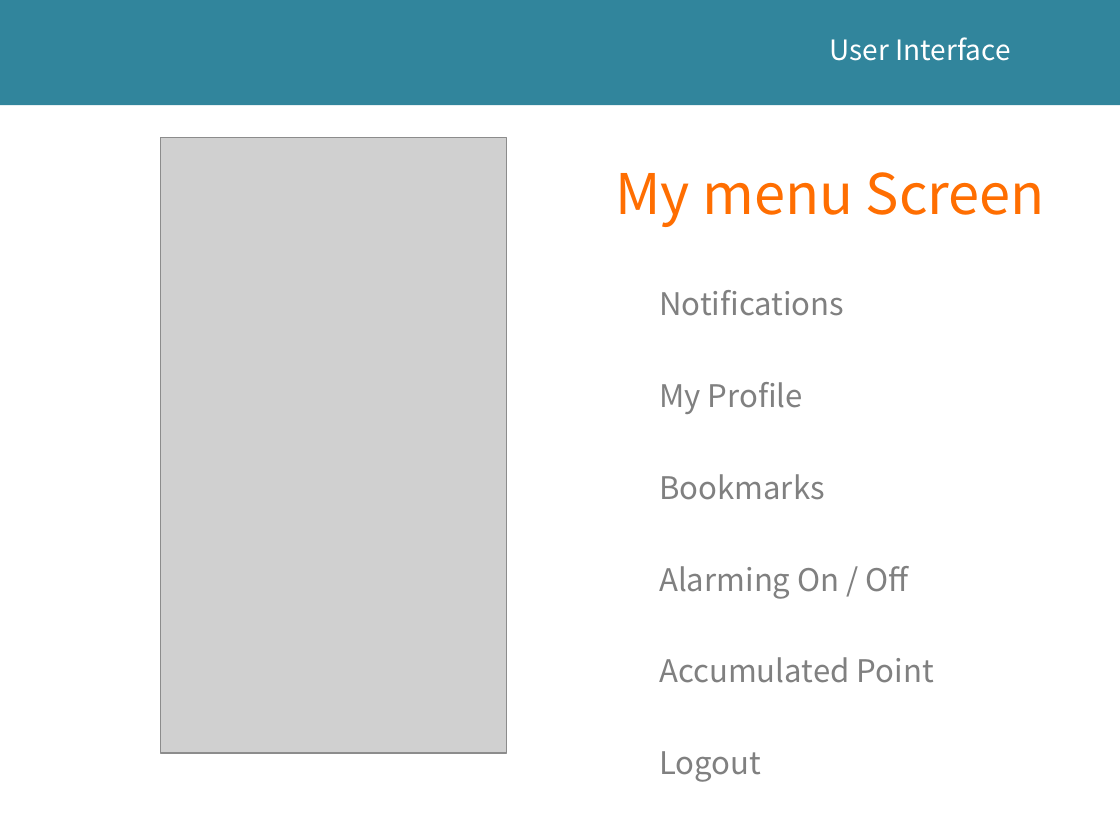
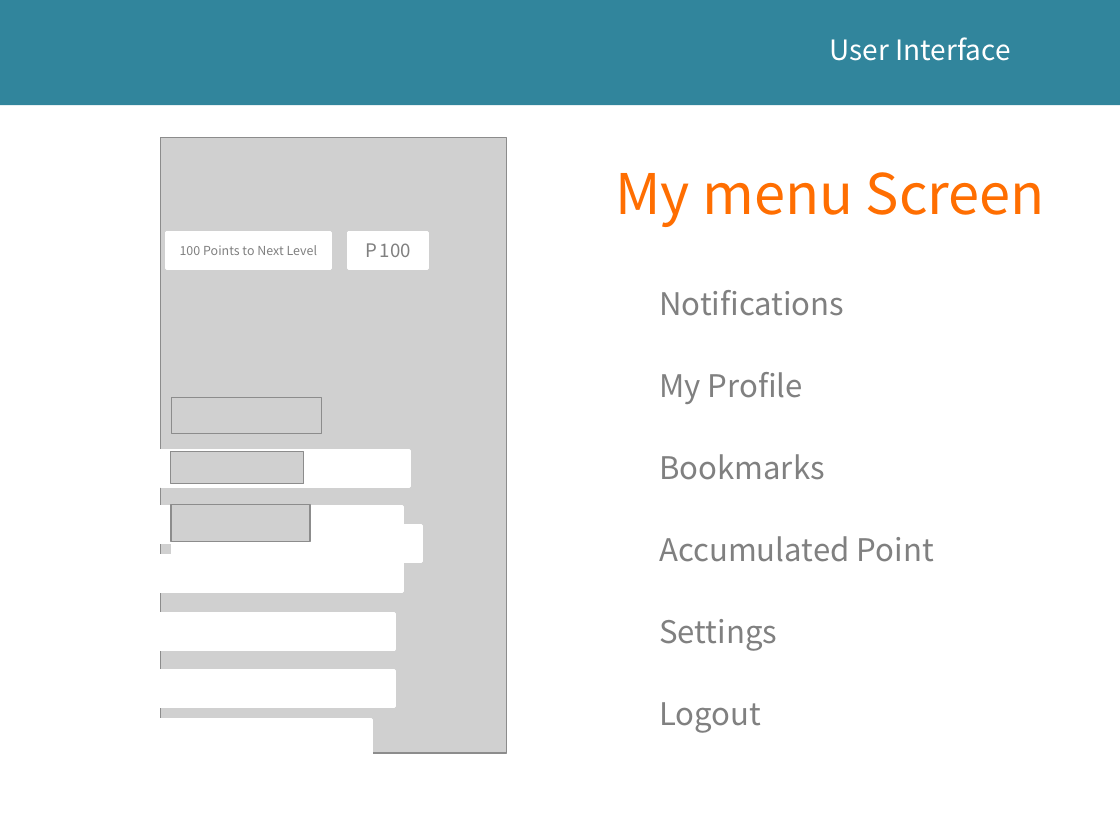
Before and after one commit to inhyuck222/Graduation, a slide deck: slide 6 of Documentations/ui 수정중2.pptx. Drawn at 1120x840 pixels with LibreOffice and Linux fonts; fonts in the diff are those of the drawing; grey boxes stand for pictures. Boxes give left, top, right and bottom in pixels: in the first picture for what was removed or moved away, otherwise in the second. Text is boxed around its words. In the diff, an @@ line names an element or a change of style, - is before the commit and + after.

```diff
--- a/Documentations/ui 수정중2.pptx
+++ b/Documentations/ui 수정중2.pptx
@@ rectangle added at <box>167,232,332,268</box>, fill #FFFFFF, outline #FFFFFF 2 pt, 8 pt, text #808080 @@
+100 Points to Next Level
@@ rectangle added at <box>348,232,428,268</box>, fill #FFFFFF, outline #FFFFFF 2 pt, 12 pt, text #808080 @@
+P 100
@@ text "My Profile": place and size @@
-text "My Profile" at <box>659,382,803,414</box>
+text "My Profile" at <box>659,372,803,404</box>
@@ picture added at <box>172,398,323,433</box> @@
@@ text "Bookmarks": place and size @@
-text "Bookmarks" at <box>659,474,825,500</box>
+text "Bookmarks" at <box>659,454,825,480</box>
@@ rectangle added at <box>161,450,410,486</box>, fill #FFFFFF, outline #FFFFFF 2 pt @@
@@ picture added at <box>171,451,305,484</box> @@
@@ rectangle added at <box>155,506,403,542</box>, fill #FFFFFF, outline #FFFFFF 2 pt @@
@@ picture added at <box>171,505,310,542</box> @@
@@ rectangle added at <box>172,525,421,561</box>, fill #FFFFFF, outline #FFFFFF 2 pt @@
@@ text "Accumulated Point": place and size @@
-text "Accumulated Point" at <box>659,657,934,683</box>
+text "Accumulated Point" at <box>659,536,934,562</box>
@@ rectangle added at <box>155,556,403,591</box>, fill #FFFFFF, outline #FFFFFF 2 pt @@
@@ text removed at <box>659,566,909,599</box> @@
-Alarming On / Off
@@ rectangle added at <box>146,613,394,648</box>, fill #FFFFFF, outline #FFFFFF 2 pt @@
@@ text added at <box>659,619,777,651</box>, 20 pt, text #808080 @@
+Settings
@@ rectangle added at <box>146,671,394,707</box>, fill #FFFFFF, outline #FFFFFF 2 pt @@
@@ text "Logout": place and size @@
-text "Logout" at <box>659,751,761,782</box>
+text "Logout" at <box>659,702,761,733</box>
@@ rectangle added at <box>122,719,371,755</box>, fill #FFFFFF, outline #FFFFFF 2 pt @@
```
Also in this commit, not shown: 1 other slide changed.
